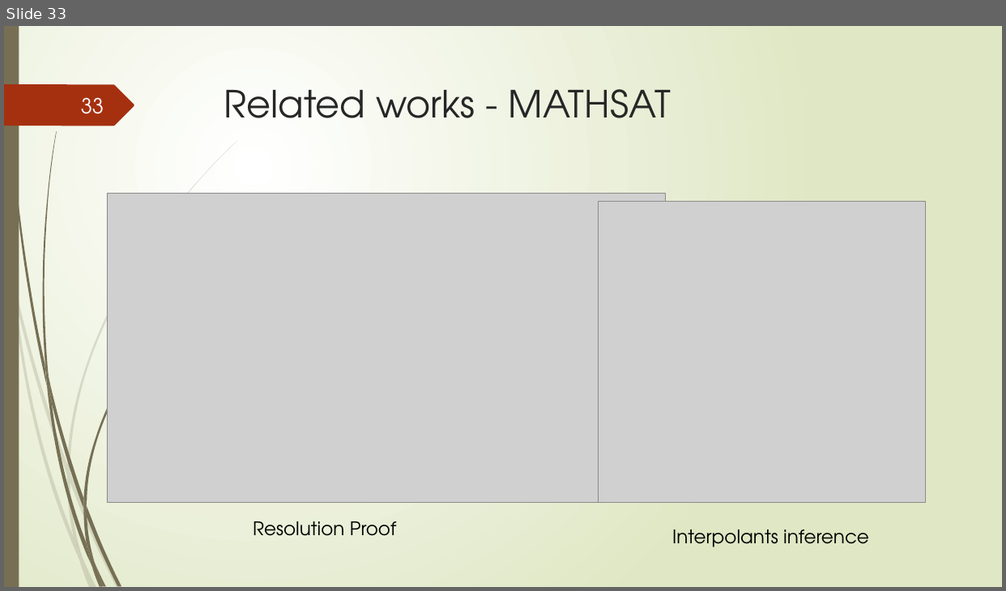
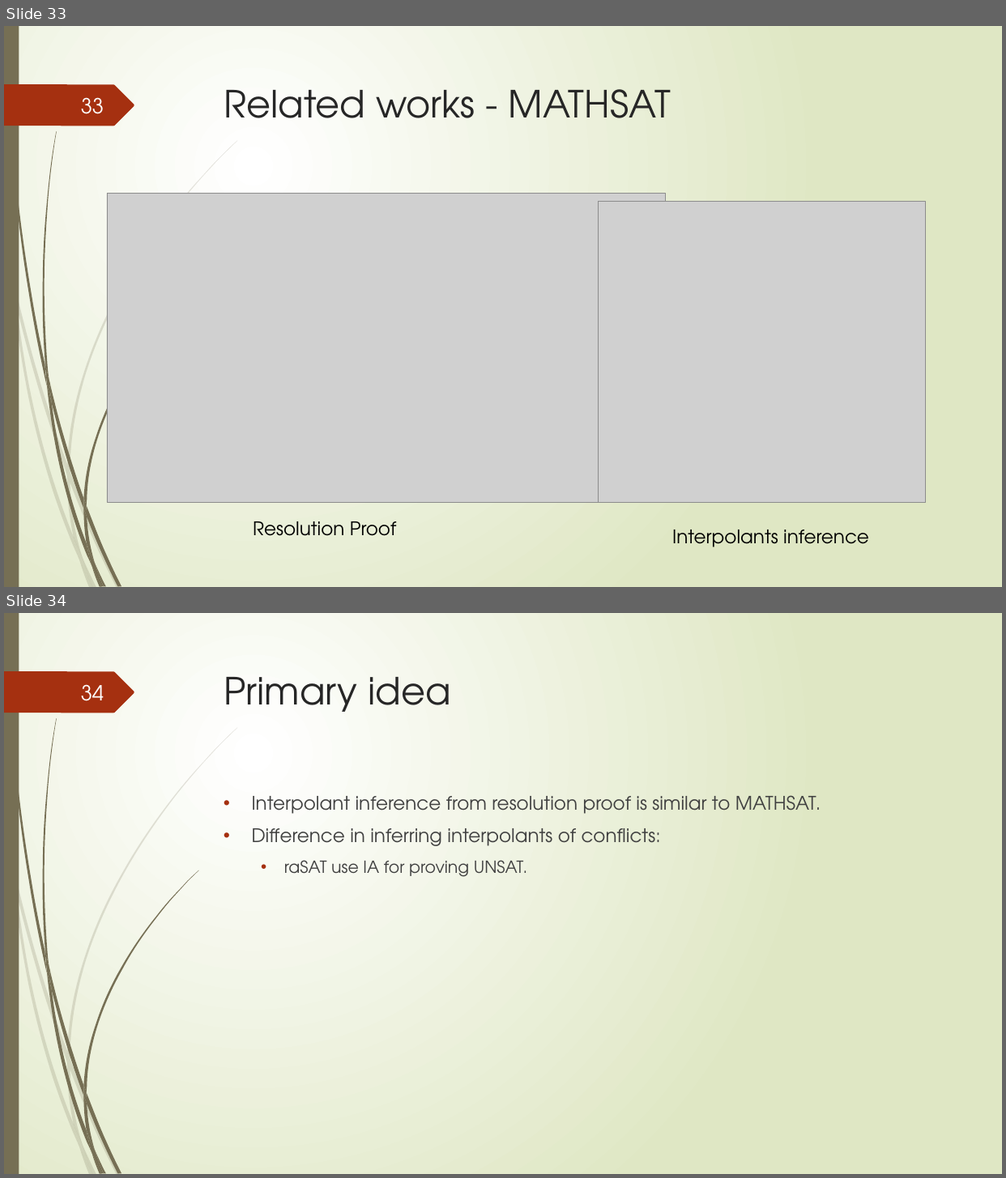
Before and after one commit to tungvx/raSAT, a slide deck: report/midterm.pptx. Shown one above the other, each under a label of ours: slide 33 before the commit, slides 33 and 34 after it. The pictures are 1006x591 and 1006x1178 pixels, drawn with LibreOffice and Linux fonts; fonts in the diff are those of the drawing; grey boxes stand for pictures. Boxes give left, top, right and bottom in pixels: in the first picture for what was removed or moved away, otherwise in the second. Text is boxed around its words. In the diff, an @@ line names an element or a change of style, - is before the commit and + after.

Commit message:
change in mid-term presentation

```diff
--- a/report/midterm.pptx
+++ b/report/midterm.pptx
@@ slide 34 added at (4, 613, 1002, 1174), background gradient #FFFFFF to #DFE8C4; not listed: 24 template elements that a slide beside it also shows @@
@@ page number added at (81, 684, 104, 701), 20 pt, text #FEFFFF @@
+34
@@ title added at (224, 677, 450, 712), 36 pt, text #262626 @@
+Primary idea
@@ text added at (252, 795, 820, 877), 18 pt, text #404040 @@
+• Interpolant inference from resolution proof is similar to MATHSAT.
+• Difference in inferring interpolants of conflicts:
+  • raSAT use IA for proving UNSAT.
```
